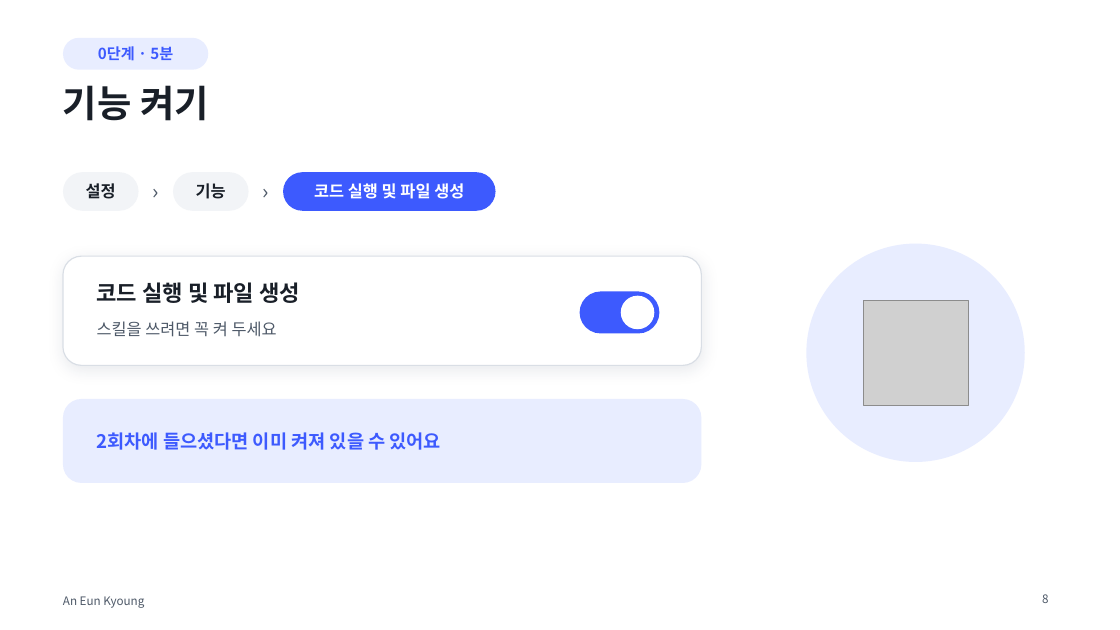
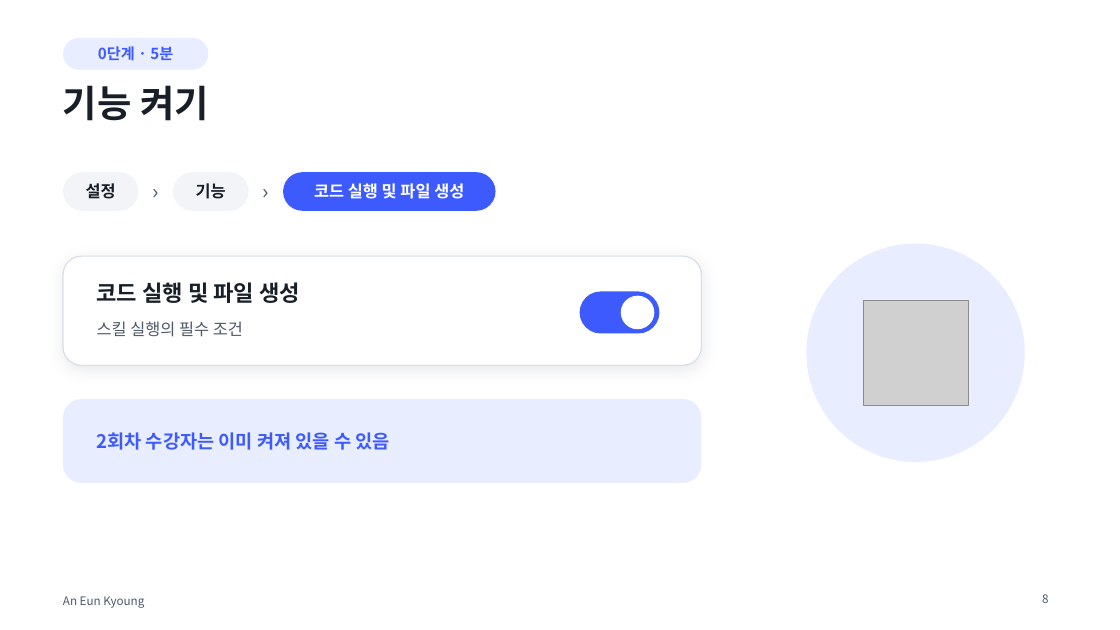
Before and after one commit to eunkyoungAn/-, a slide deck: slide 8 of output/업무정리비서-강의/나만의_업무정리비서_만들기.pptx. Drawn at 1120x630 pixels with LibreOffice and Linux fonts; fonts in the diff are those of the drawing; grey boxes stand for pictures. Boxes give left, top, right and bottom in pixels: in the first picture for what was removed or moved away, otherwise in the second. Text is boxed around its words. In the diff, an @@ line names an element or a change of style, - is before the commit and + after.

```diff
--- a/output/업무정리비서-강의/나만의_업무정리비서_만들기.pptx
+++ b/output/업무정리비서-강의/나만의_업무정리비서_만들기.pptx
@@ text at (97,321,243,337): text changed @@
-스킬을 쓰려면 꼭 켜 두세요
+스킬 실행의 필수 조건
@@ text at (97,432,389,450): text changed @@
-2회차에 들으셨다면 이미 켜져 있을 수 있어요
+2회차 수강자는 이미 켜져 있을 수 있음
```
Also in this commit, not shown: 15 other slides changed, 2 slides added, 2 slides removed, 4 other files.
